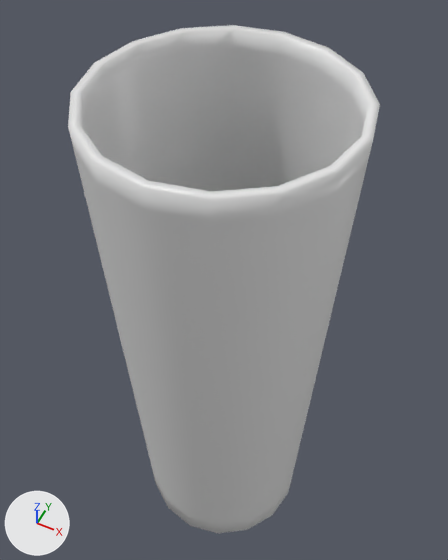
One commit to the FBX model Assets/Meshes/glass-highball.fbx: the scene before it, then after it.
Rendered twice from a 50 mm lens placed at (0.0501, -0.0999, 0.1531), pointed at (-0.0063, 0.0128, 0.0123). Every picture has the same lights, and +X, +Y and +Z are marked at lower left. Where no turn or scale is listed for an object, it has been applied to the vertices.

In view in the first picture: 'glass_highball'.
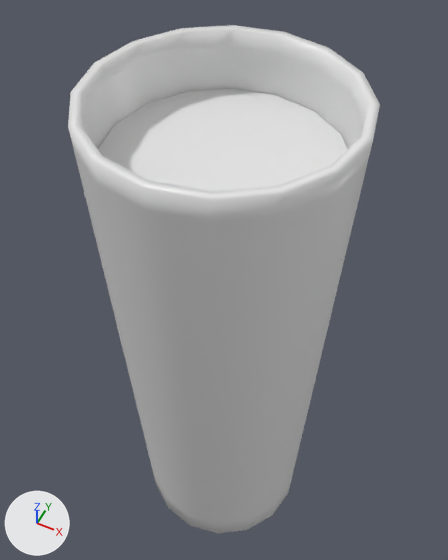
Commit message: Highball & Wine glass filled

Boxes (x1, y1, x2, y2) around the edits, measured in the pictures (448 x 560 px):
```json
{"object": "liquid_highball", "change": "added", "after": [98, 89, 347, 192]}
```

Edits to the scene script, one JSON object a line:
```json
{"op": "add", "block": "me_liquid_highball_mesh", "code": ["me_liquid_highball_mesh = bpy.data.meshes.new('liquid_highball.mesh')", "me_liquid_highball_mesh.from_pydata(...)  # 130 vertices, 128 faces; spans x -0.0286..0.0286, y -0.0286..0.0286, z 0.0197..0.153", "me_liquid_highball_mesh.materials.append(mat_m_quick_glass)  # white #e7e7e7"]}
{"op": "add", "block": "ob_liquid_highball", "code": ["ob_liquid_highball = bpy.data.objects.new('liquid_highball', me_liquid_highball_mesh)", "ob_liquid_highball.location = (0.0, 0.0, -0.0844)"]}
```
